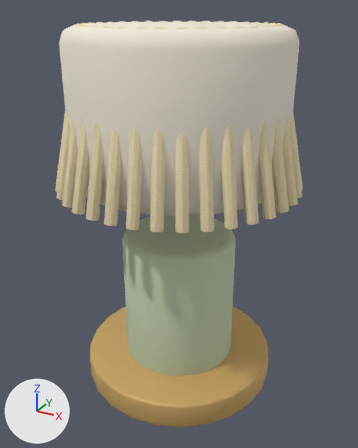
The Blender file assets-source/blender/pleated-table-lamp.blend: old version first, new version second.
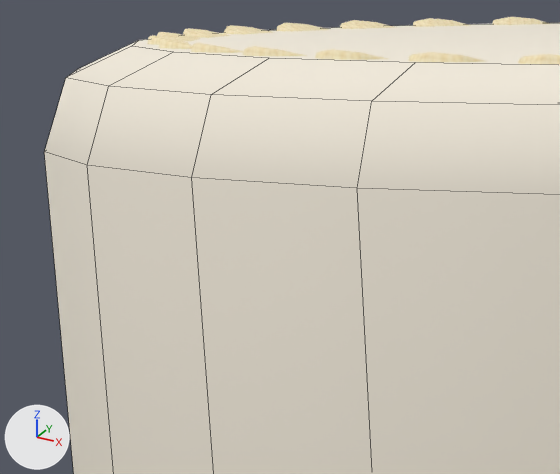
The first picture shows the older version from a 50 mm lens placed at (0.32, -0.582, 0.539), pointed at (0.002, -0.004, 0.25). The close-ups show the older and then the newer version on the part from 15% to 40% of the width and 4% to 21% of the height of that picture. Only the edits that show in the close-ups are written down. The axes (+X, +Y, +Z) are drawn at lower left. The lights are the same throughout. The close-ups show mesh edges as thin lines.

Before the edit, the objects in view are built like this:
```python
me_cone_027 = bpy.data.meshes.new('Cone.027')
me_cone_027.from_pydata(...)  # 144 vertices, 122 faces; spans x -0.147..0.147, y -0.147..0.147, z 0.315..0.518
me_cone_027.polygons.foreach_set('use_smooth', [True] * 122)
me_cone_027.materials.append(mat_warm_porcelain)  # pale yellow #f2ebdb
me_cone_054 = bpy.data.meshes.new('Cone.054')
me_cone_054.from_pydata(...)  # 112 vertices, 106 faces; spans x -0.036..-0.013, y -0.167..-0.109, z 0.308..0.52
me_cone_054.polygons.foreach_set('use_smooth', [True] * 106)
me_cone_054.materials.append(mat_linen_textured)  # picture img_handpainted_cream_linen_png
ob_linen_pleat_026 = bpy.data.objects.new('linen_pleat.026', me_cone_054)
ob_linen_pleat_026.location = (0.0, 0.0, 0.0)
ob_shade_core = bpy.data.objects.new('shade_core', me_cone_027)
ob_shade_core.location = (0.0, 0.0, 0.0)
```
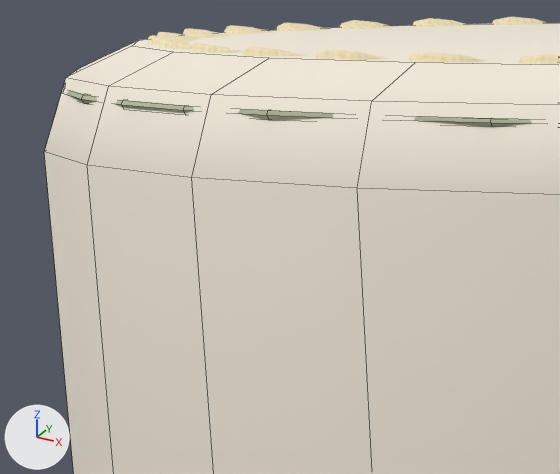
What the commit changed:
Material 'tailored-tone-on-tone-stitch' (mat_tailored_tone_on_tone_stitch) is new.
Its base color is (0.46, 0.49, 0.34) (grey #b5ba9e).
Its roughness is 0.99.
Mesh me_lampshade_bound_hem_004 is new.
It has 492 vertices, 484 faces and spans x -0.143..0.144, y -0.143..0.144, z 0.322..0.512.
It uses material mat_tailored_tone_on_tone_stitch (grey #b5ba9e).
Object 'lampshade_bound_hem' (ob_lampshade_bound_hem) is new; it shows me_lampshade_bound_hem_004.
Its location is (0.0, 0.0, 0.0).

What differs and where, as boxes [x1, y1, x2, y2] in the close-ups (560 x 474 px):
'lampshade_bound_hem', added
    after: [66, 91, 532, 127]
